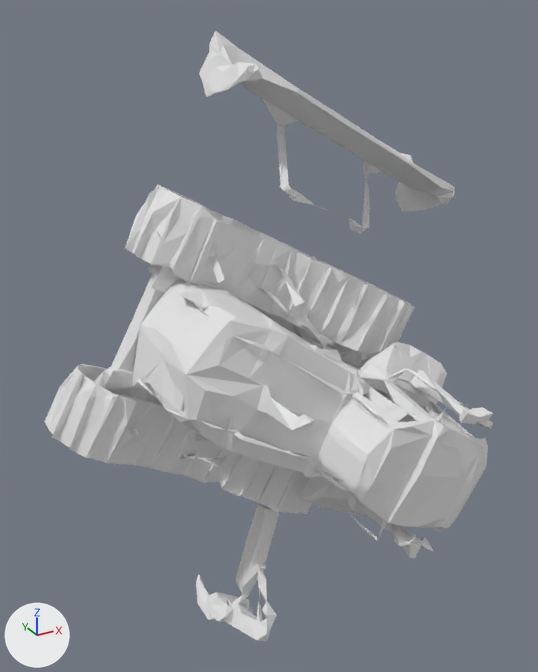
What one commit did to the glTF model public/mapa-modelos/trator_esteira.glb.
The view is the same before and after, from a 50 mm lens placed at (-3.43, -7.0, 3.44), pointed at (-0.15, -1.04, 0.46). The lights are fixed; the arrows at lower left show +X, +Y and +Z. The picture after the commit comes second. Vertices at exactly the same position are counted once.

Objects in the first picture: 'n0'.
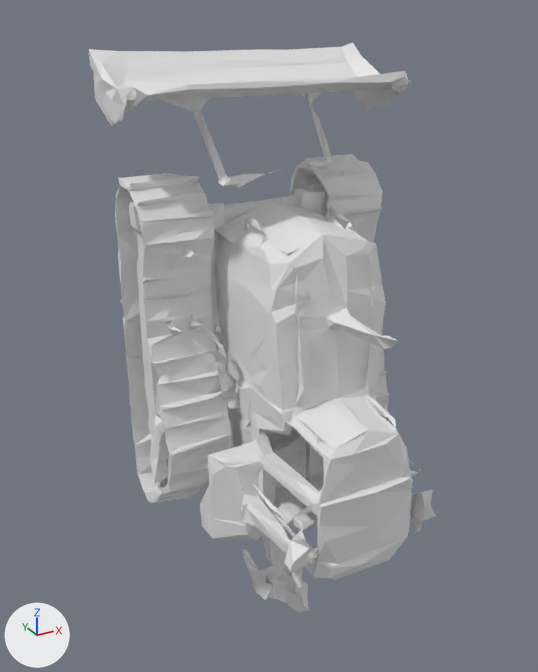
Commit message: Mapa: trator de esteira endireitado (v1.20)

What changed in the scene script:
```text
Change me_g0:
    used by ob_n0; location = (0.0, 0.0, 0.0)
    remove me_g0.from_pydata(...)  # 5409 vertices, 11856 faces; spans x -2.27..2.27, y -2.71..0.0, z -3.25..3.25
    add me_g0.from_pydata(...)  # 5409 vertices, 11856 faces; spans x -1.43..1.43, y -2.71..0.0, z -3.11..3.11
    me_g0 part 1: the loose piece of 4999 vertices spanning x -2.27..2.07, y -2.71..0.0, z -2.09..1.91 is turned 60.7 degrees about the y axis through its middle, then moved by (0.09, 0.0, 0.32)
    me_g0 part 2: the loose piece of 144 vertices spanning x -0.85..0.13, y -1.66..-0.16, z -3.25..-1.8 is turned -29.2 degrees about the y axis through its middle, then moved by (0.35, 0.0, 0.22)
    me_g0 part 3: the loose piece of 175 vertices spanning x -0.45..2.27, y -1.1..-0.04, z 1.27..3.25 is turned -29.3 degrees about the y axis through its middle, then moved by (-0.89, 0.0, 0.52)
    me_g0 part 4: the loose piece of 12 vertices spanning x -1.38..-1.29, y -1.69..-0.94, z 0.26..0.59 is turned 60.7 degrees about the y axis through its middle, then moved by (1.17, 0.0, 1.14)
    other edits to the shape of me_g0 do not show in these pictures
```

What differs and where, as boxes [x1, y1, x2, y2] in the pictures (538 x 672 px; the box of a moved part takes in the faces that stretch with it):
'n0', reshaped (22% narrower, 7% shorter)
    before: [45, 30, 493, 641]
    after: [89, 43, 436, 613]
part 1 of me_g0, moved or reshaped
    before: [45, 185, 493, 559]
    after: [115, 154, 436, 588]
part 2 of me_g0, moved or reshaped
    before: [196, 505, 279, 641]
    after: [243, 536, 309, 613]
part 3 of me_g0, moved or reshaped
    before: [199, 30, 456, 234]
    after: [89, 43, 411, 188]
part 4 of me_g0, moved or reshaped (mostly hidden)
    before: [174, 385, 184, 410]
    after: [279, 240, 300, 254]
